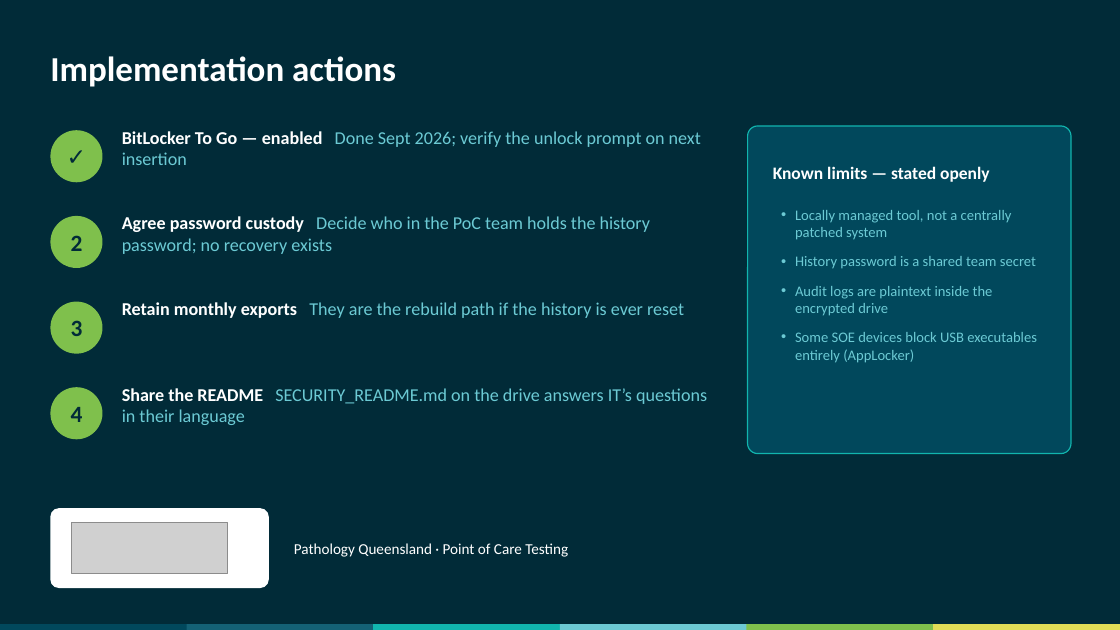
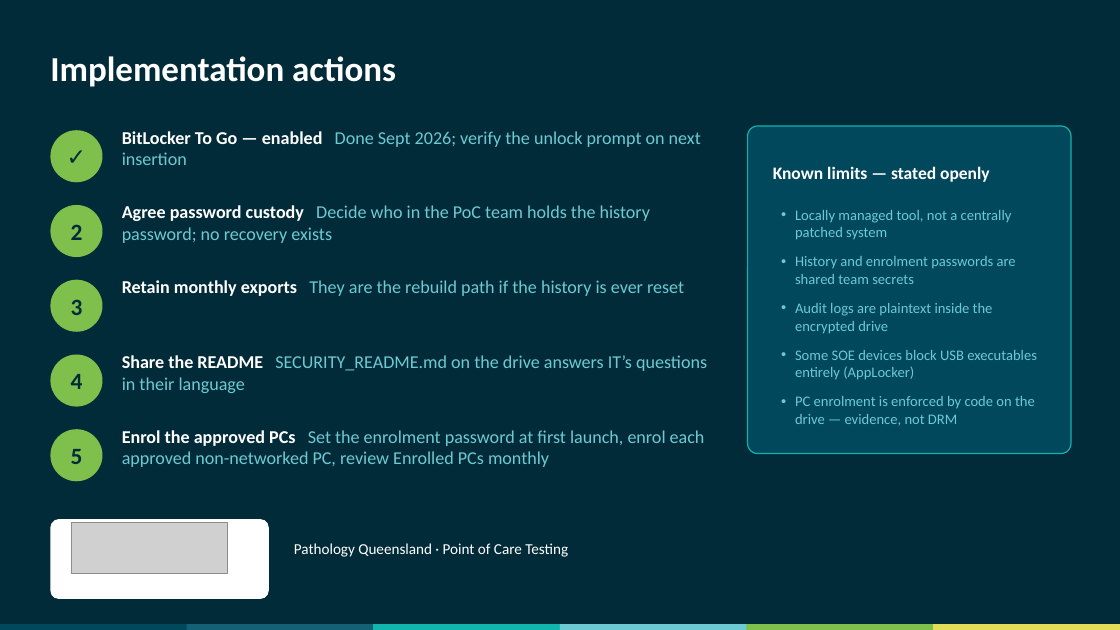
Before and after one commit to swornsealed/Report-app, a slide deck: slide 12 of PQ_Report_Generator_Security_Briefing.pptx (slide 11 before the commit). Drawn at 1120x630 pixels with LibreOffice and Linux fonts; fonts in the diff are those of the drawing; grey boxes stand for pictures. Boxes give left, top, right and bottom in pixels: in the first picture for what was removed or moved away, otherwise in the second. Text is boxed around its words. In the diff, an @@ line names an element or a change of style, - is before the commit and + after.

```diff
--- a/PQ_Report_Generator_Security_Briefing.pptx
+++ b/PQ_Report_Generator_Security_Briefing.pptx
@@ 2 texts, 1 ellipse: place and size @@
-2 texts, 1 ellipse at (50,216,650,268)
+2 texts, 1 ellipse at (50,205,650,257)
@@ text at (795,256,1016,284): text changed @@
-• History password is a shared team secret
+• History and enrolment passwords are shared team secrets
@@ 2 texts, 1 ellipse: place and size @@
-2 texts, 1 ellipse at (50,302,684,354)
+2 texts, 1 ellipse at (50,280,684,332)
@@ text "4": place and size @@
-text "4" at (71,407,83,422)
+text "4" at (71,374,83,389)
@@ ellipse: place and size @@
-ellipse at (50,387,103,439)
+ellipse at (50,355,103,407)
@@ text "Share the README SECURITY_README.md on ...": place and size @@
-text "Share the README SECURITY_README.md on ..." at (122,388,707,425)
+text "Share the README SECURITY_README.md on ..." at (122,355,707,393)
@@ text at (795,396,1035,425): paragraph added @@
+• PC enrolment is enforced by code on the drive — evidence, not DRM
@@ ellipse added at (50,429,103,481), fill #7FC04C @@
@@ text added at (71,449,83,464), 20 pt, text #012B38, bold @@
+5
@@ text added at (122,430,705,467), 15.5 pt, text #6CCAD4 @@
+Enrol the approved PCs Set the enrolment password at first launch, enrol each approved non-networked PC, review Enrolled PCs monthly
@@ rounded rectangle: place and size @@
-rounded rectangle at (50,508,269,588)
+rounded rectangle at (50,519,269,599)
```
Also in this commit, not shown: 2 other slides changed, 1 slide added, 11 other files.
